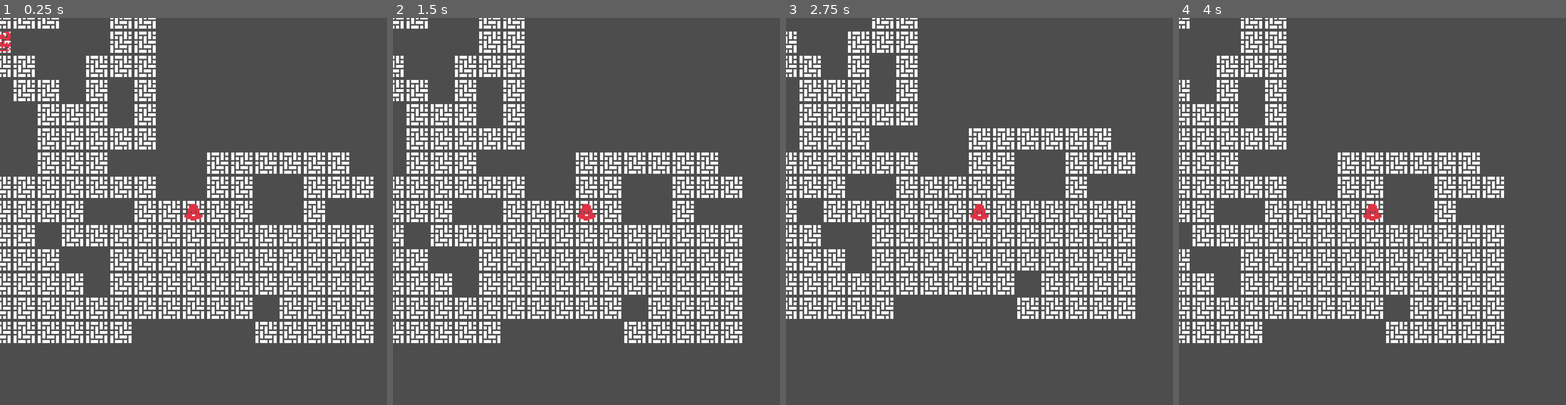
Above: before the commit, frames 1-4 (left to right).
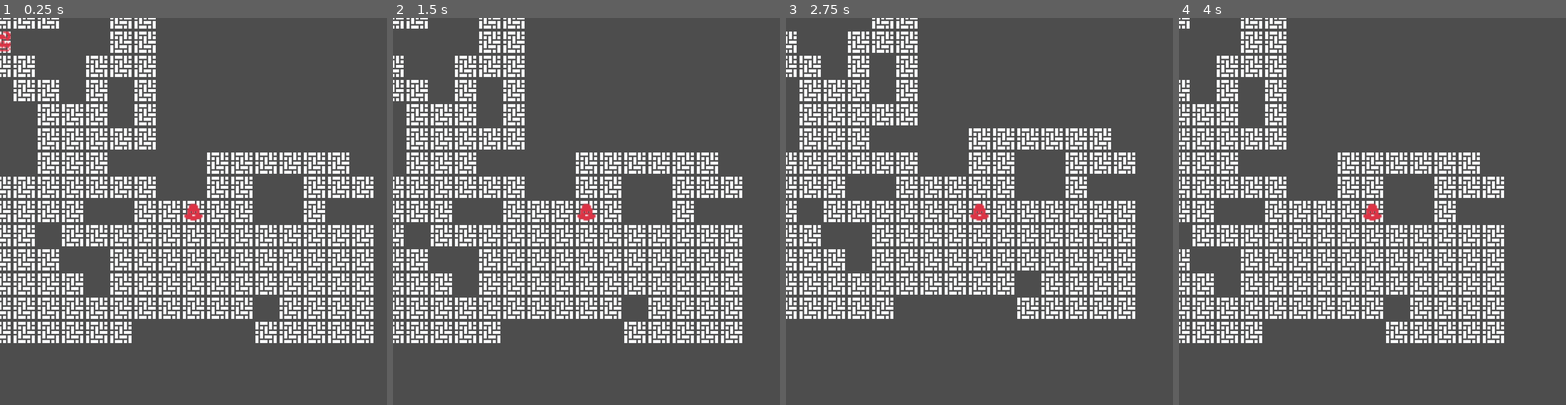
Above: after the commit, the same moments.

Repository: jimkang/throng
Game: Godot game, scene res://throng_root_node.tscn
Same seed, same stepped clock (60 frames per second), same inputs: the game is played once before the commit and once after it.
Inputs:
- Up to frame 1 (0.25 s): no input
- Up to frame 2 (1.5 s): tap Enter at 0.5 s; hold Right (ui_right) 0.53-1.28 s; tap Space at 1.25 s; hold Down (ui_down) from 1.28 s (still down)
- Up to frame 3 (2.75 s): tap Enter at 2 s; release Down (ui_down) at 2.03 s; hold Right (ui_right) from 2.03 s (still down)
- Up to frame 4 (4 s): tap Space at 2.75 s; release Right (ui_right) at 2.78 s; hold Up (ui_up) 2.78-3.53 s; tap Enter at 3.5 s; hold Left (ui_left) from 3.53 s (still down)

The runs differ from the first frame. In frame 1, 0.1% of the frame differs, in the area x 0-53%, y 3-53%; in frame 2, less than 0.1%; in frame 3, less than 0.1%; in frame 4, less than 0.1%.

Commit message:
Try drawing the sprite directly (for update control purposes later). This commit draws things blurrily.

Diff:
--- a/individual.gd
+++ b/individual.gd
@@ -13,8 +13,16 @@
 func _process(delta):
 	pass
 
+func _draw():
+	var dest_rect = $Sprite2D.get_rect()
+	#dest_rect.size *= $Sprite2D.scale
+	#dest_rect.position -= dest_rect.size/2
+	self.draw_set_transform($Sprite2D.position, 0, $Sprite2D.scale)
+	self.draw_texture_rect_region($Sprite2D.texture, dest_rect,
+	$Sprite2D.region_rect, $Sprite2D.modulate)
 # Returns true if we were actually able to move.
-func move(move_vector: Vector2, result_array: Array):
+# Does not update the sprite.
+func move_physics(move_vector: Vector2, result_array: Array):
 	var next_pos = self.position + move_vector
 	var dest_cell_data := cell_data_at_pos(next_pos)
 	var result = false
--- a/individual.tscn
+++ b/individual.tscn
@@ -12,6 +12,7 @@
 metadata/individual = true
 
 [node name="Sprite2D" type="Sprite2D" parent="."]
+visible = false
 texture_filter = 1
 scale = Vector2(4, 4)
 texture = ExtResource("1_a8jrl")
--- a/throng.gd
+++ b/throng.gd
@@ -52,10 +52,10 @@
 			await get_tree().physics_frame
 		assert(individual is Individual)
 		print('Moving: ', individual.name)
-		last_individual_did_move = individual.move(move, result_array)
+		last_individual_did_move = individual.move_physics(move, result_array)
 		#print('individual call back from await')
 
-	#get_tree().call_group(self.throng_id, 'move', move, result_array)
+	get_tree().call_group(self.throng_id, 'update_sprites')
 	# We need to update the camera in the same frame that we move the sprites
 	# in to avoid flicker. That's why we don't await physics_frame between a
 	# sprite update and the camera move below.
